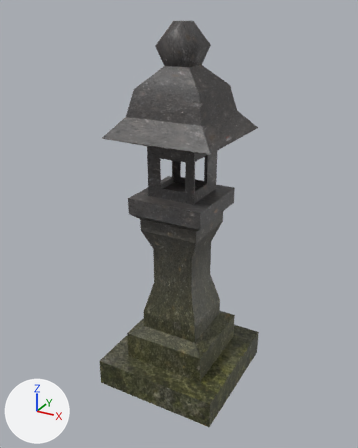
What one commit did to the FBX model Assets/Game/Art/Models/Props/Stone Lantern/stone_lantern.fbx.
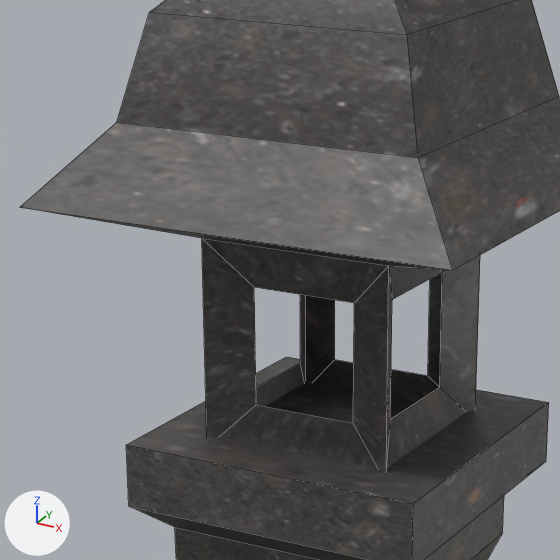
Each version appears first whole from a 50 mm camera at (1.353, -2.509, 2.366) aimed at (-0.015, -0.021, 1.122), and next in a close-up on the part from 27% to 66% of the width and 19% to 51% of the height. Arrows for +X, +Y and +Z are at lower left; the lights stay in place. The close-ups show mesh edges as thin lines. Where no turn or scale is listed for an object, it has been applied to the vertices. Vertices at the same position are counted once.

The scene before the commit, as lines of its bpy script (objects in view):
```python
me_cube_002 = bpy.data.meshes.new('Cube.002')
me_cube_002.from_pydata(...)  # 96 vertices, 83 faces; spans x -0.41..0.41, y -0.41..0.41, z 0.0..2.29
me_cube_002.materials.append(mat_material_001)  # picture img_stone_lantern_texture_png
ob_cube = bpy.data.objects.new('Cube', me_cube_002)
ob_cube.location = (0.0, 0.0, 0.0)
```
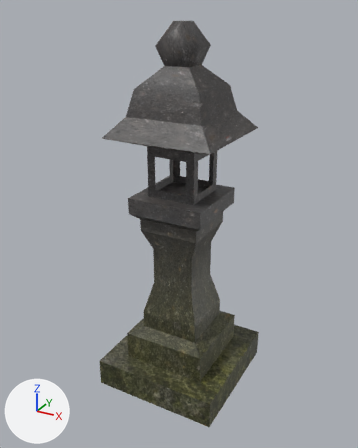
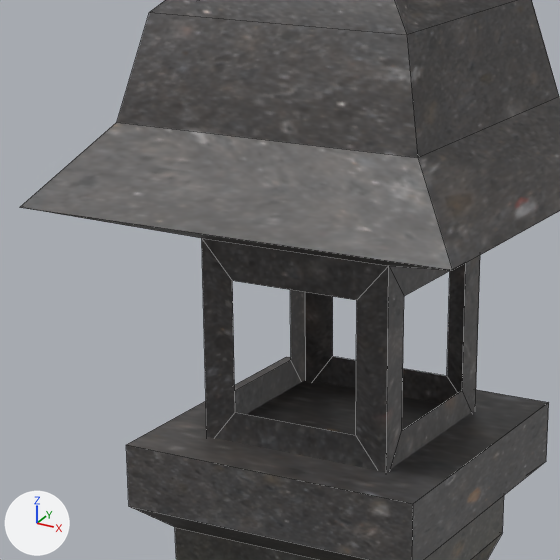
The newer file is also rescaled (x0.804) as a whole; pictures and numbers use the older file's frame.

Location of each change, (x1, y1, x2, y2) in pixels of the close-ups (560 x 560 px; the box of a moved part takes in the faces that stretch with it):
part 1 of me_cube_002, moved or reshaped: (202, 238, 480, 472) in both

Diff of the bpy script that builds the scene:
```diff
--- a/Assets/Game/Art/Models/Props/Stone Lantern/stone_lantern.fbx.py
+++ b/Assets/Game/Art/Models/Props/Stone Lantern/stone_lantern.fbx.py
@@ me_cube_002 @@
 me_cube_002.from_pydata(...)  # 96 vertices, 83 faces; spans x -0.41..0.41, y -0.41..0.41, z 0.0..2.29
 # used by ob_cube; location = (0.0, 0.0, 0.0)
+# me_cube_002 part 1: all 16 vertices in x -0.12..0.12, y -0.12..0.12, z 1.38..1.56 are scaled about their middle by (1.23, 1.23, 1.11)
 me_cube_002.materials.append(mat_material_001)
```
